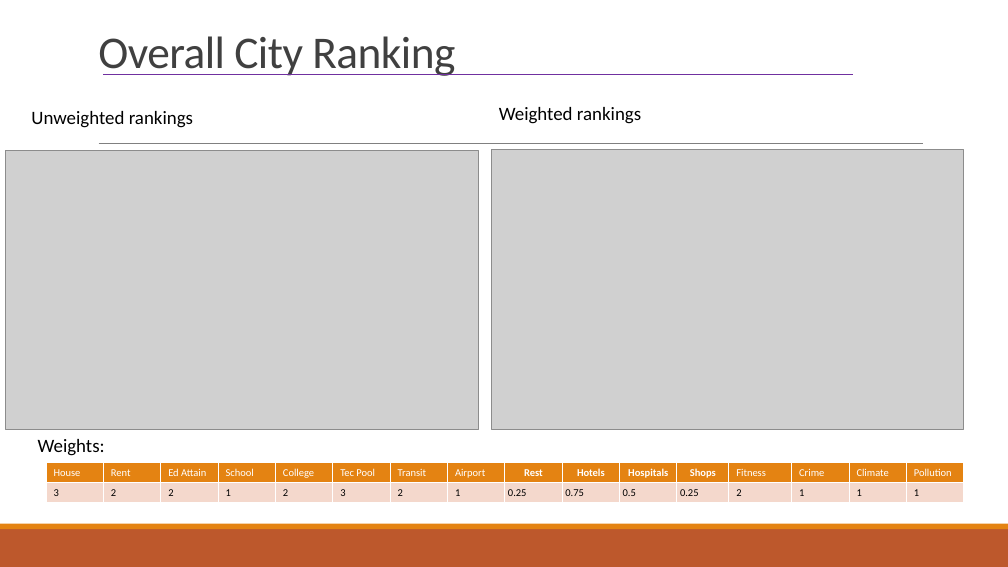
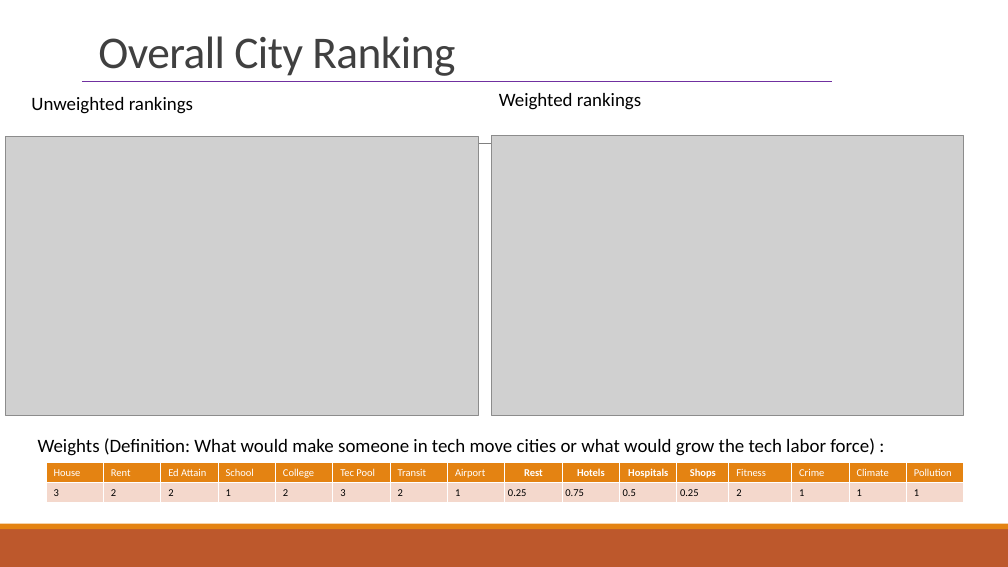
Before and after one commit to indranik/BC_Project1, a slide deck: slide 27 of Project1_Presentation.pptx. Drawn at 1008x567 pixels with LibreOffice and Linux fonts; fonts in the diff are those of the drawing; grey boxes stand for pictures. Boxes give left, top, right and bottom in pixels: in the first picture for what was removed or moved away, otherwise in the second. Text is boxed around its words. In the diff, an @@ line names an element or a change of style, - is before the commit and + after.

Commit message:
Added weights one sentence reasoning

```diff
--- a/Project1_Presentation.pptx
+++ b/Project1_Presentation.pptx
@@ line moved from (103, 75) - (853, 75) to (82, 82) - (832, 82) @@
@@ 2 pictures, 2 texts moved together from (x1=5, y1=107, x2=964, y2=430) to (x1=5, y1=93, x2=964, y2=415) @@
@@ text at (x1=38, y1=438, x2=875, y2=456): text changed @@
-Weights:
+Weights (Definition: What would make someone in tech move cities or what would grow the tech labor force) :
```
Also in this commit, not shown: 2 other slides changed.
